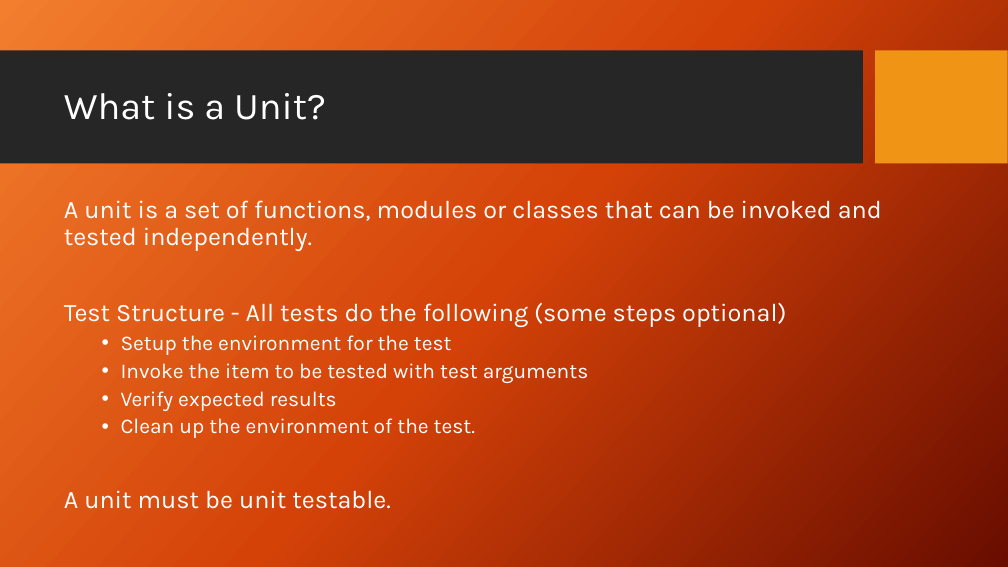
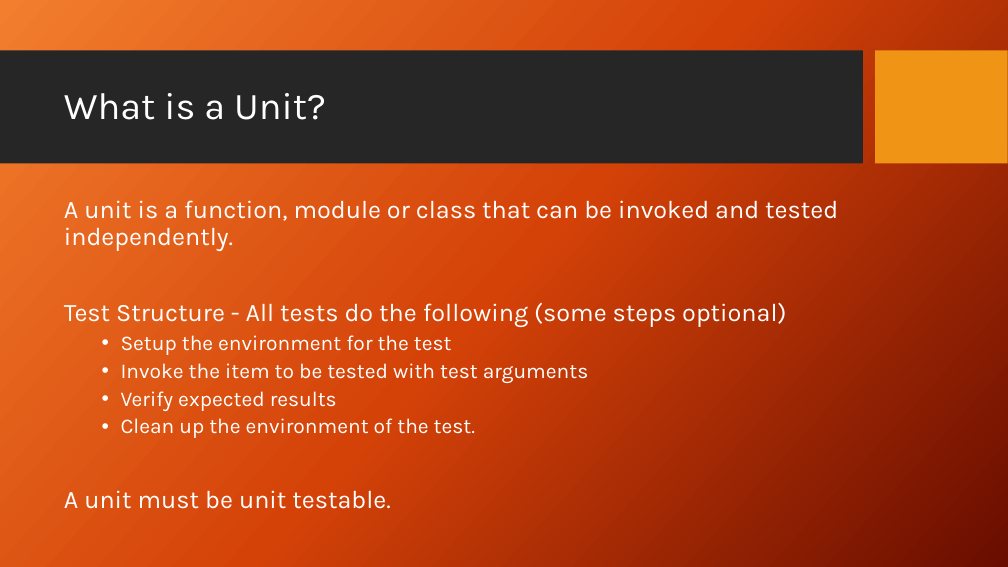
Before and after one commit to PrincetonUniversity/software_testing, a slide deck: slide 5 of UnitTestingSlides.pptx. Drawn at 1008x567 pixels with LibreOffice and Linux fonts; fonts in the diff are those of the drawing; background and template pictures are left out. Boxes give left, top, right and bottom in pixels: in the first picture for what was removed or moved away, otherwise in the second. Text is boxed around its words. In the diff, an @@ line names an element or a change of style, - is before the commit and + after.

Commit message:
modify slide

```diff
--- a/UnitTestingSlides.pptx
+++ b/UnitTestingSlides.pptx
@@ text at box(64, 200, 838, 251): text changed @@
-A unit is a set of functions, modules or classes that can be invoked and tested independently.
+A unit is a function, module or class that can be invoked and tested independently.
```
